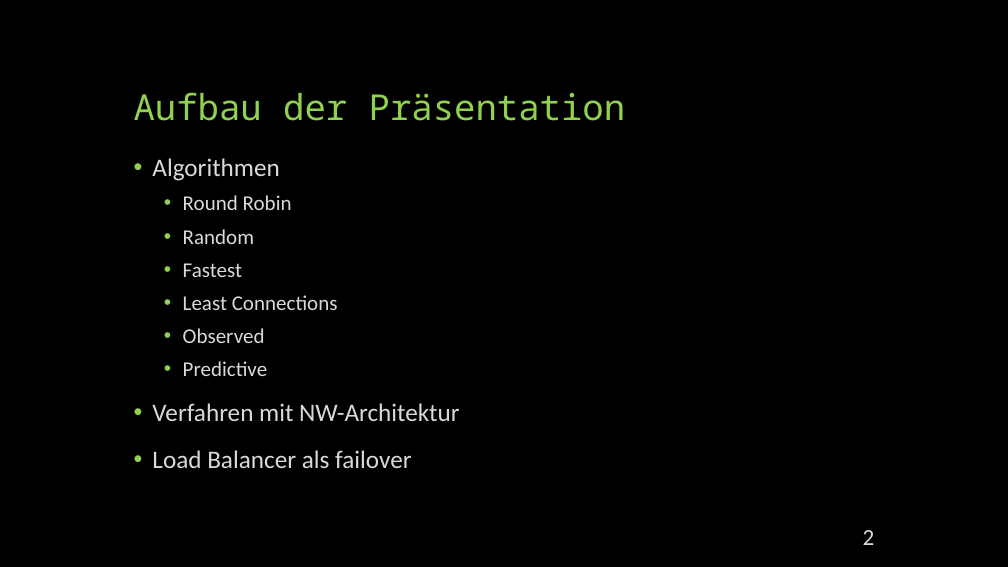
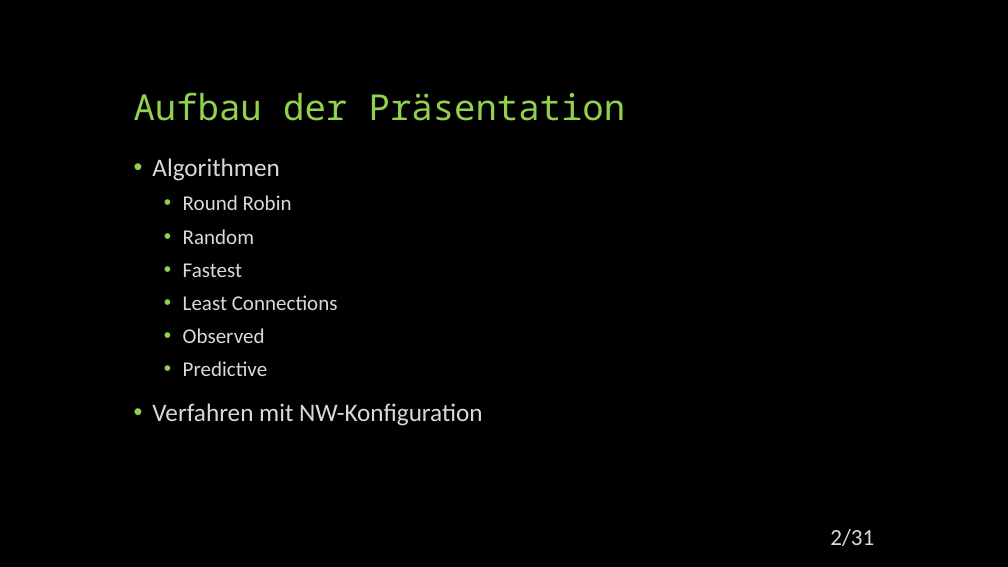
Before and after one commit to mseidl-tgm/1stRow4BHIT, a slide deck: slide 2 of DEZSYS/DEZSYS_LoadBalancing_Präsentation/Load Balancing.pptx. Drawn at 1008x567 pixels with LibreOffice and Linux fonts; fonts in the diff are those of the drawing. Boxes give left, top, right and bottom in pixels: in the first picture for what was removed or moved away, otherwise in the second. Text is boxed around its words. In the diff, an @@ line names an element or a change of style, - is before the commit and + after.

```diff
--- a/DEZSYS/DEZSYS_LoadBalancing_Präsentation/Load Balancing.pptx
+++ b/DEZSYS/DEZSYS_LoadBalancing_Präsentation/Load Balancing.pptx
@@ text at [152, 403, 482, 426]: text changed @@
-• Verfahren mit NW-Architektur
-• Load Balancer als failover
+• Verfahren mit NW-Konfiguration
@@ page number at [830, 529, 874, 546]: text changed @@
-2
+2/31
```
Also in this commit, not shown: 21 other slides changed, 10 other files.
